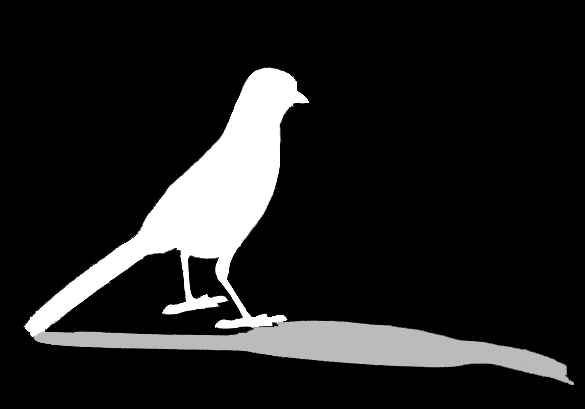
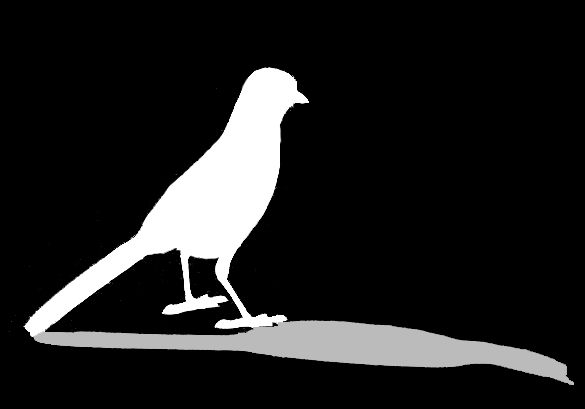
The second 585 × 409 image is a revision of the first. Changes to its layers:
added layer "Layer 5 copy" above "Layer 5" over [9,67,574,385]
